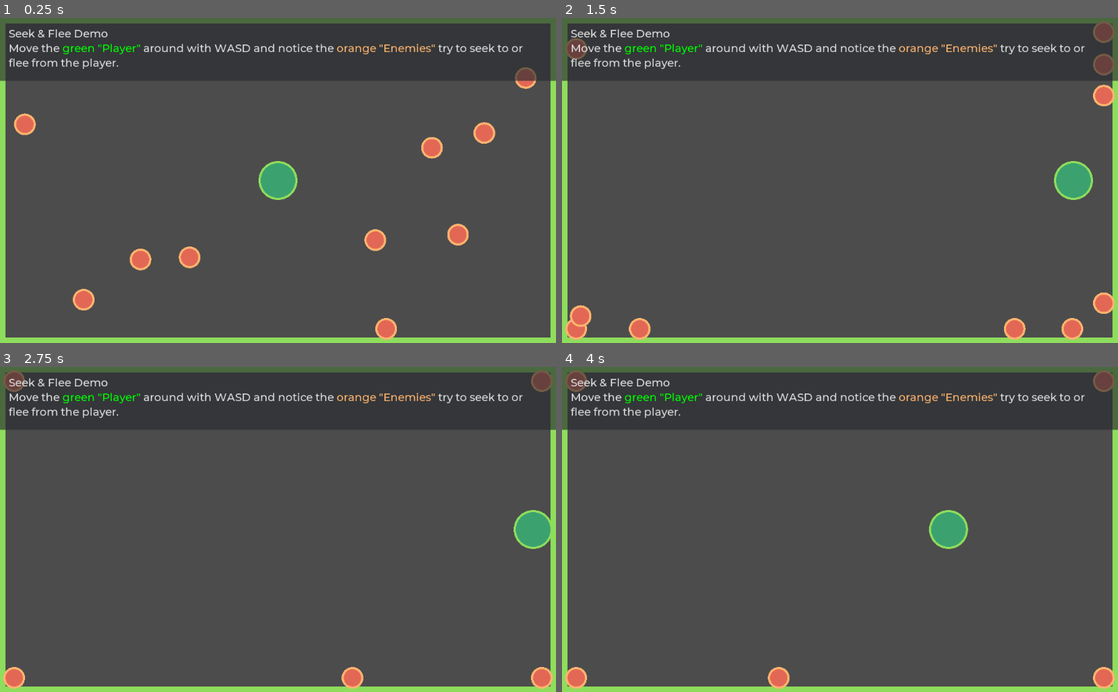
Above: before the commit, frames 1-4 (two rows, left to right).
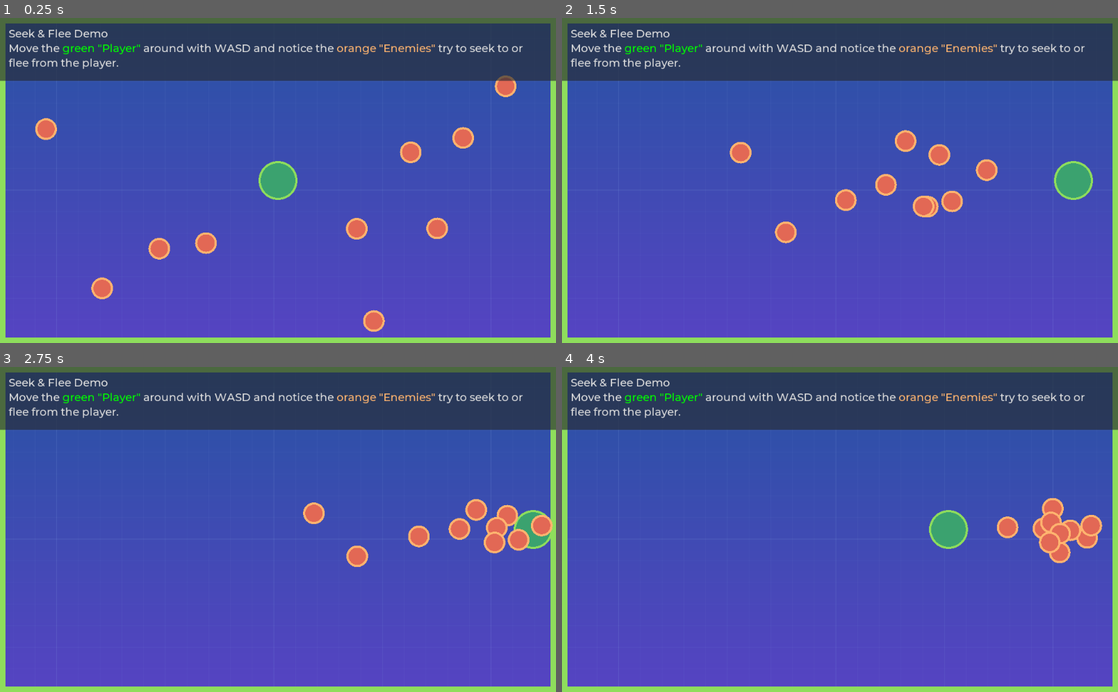
Above: after the commit, the same moments.

Repository: GDQuest/godot-steering-ai-framework
Game: Godot game, scene res://demos/SeekFlee/SeekFleeDemo.tscn
The game is run twice, just before and just after one commit, with the same random seed, the same clock (stepped at 60 frames per second) and the same inputs. The project has no main scene, so this scene is started directly.
Inputs (mouse positions are in pixels of both pictures, inside the frame that each line leads up to):
- Up to frame 1 (0.25 s): no input
- Up to frame 2 (1.5 s): move the mouse to (962, 164) at 0.52 s; hold D (sf_right) 0.53-1.25 s; click (962, 164) at 0.67 s; drag from (728, 196) to (812, 245) at 1.27 s
- Up to frame 3 (2.75 s): move the mouse to (333, 458) at 2.02 s; hold D (sf_right) from 2.03 s (still down)
- Up to frame 4 (4 s): release D (sf_right) at 2.75 s; drag from (812, 594) to (673, 480) at 2.77 s; move the mouse to (1006, 578) at 3.52 s; hold A (sf_left) from 3.53 s (still down)

The runs differ from the first frame. In frame 1, 93% of the frame differs, in the area x 1-99%, y 1-100%; in frame 2, 93%; in frame 3, 93%, in the area x 0-100%, y 1-100%; in frame 4, 93%.

Commit message:
Make window always on top, add missing background

Diff:
--- a/project/demos/GroupBehaviors/GroupBehaviorsDemo.tscn
+++ b/project/demos/GroupBehaviors/GroupBehaviorsDemo.tscn
@@ -43,7 +43,7 @@
 rect_min_size = Vector2( 0, 84 )
 bbcode_enabled = true
 bbcode_text = "Group Behavior Demo
-Each of the \"Agents\" are both attempting to stay separated and within reach of their nearest group's center of mass."
+Each of the \"Agents\" are both attempting to stay separated from each other but within reach of their nearest group's center of mass."
 text = "Group Behavior Demo
-Each of the \"Agents\" are both attempting to stay separated and within reach of their nearest group's center of mass."
+Each of the \"Agents\" are both attempting to stay separated from each other but within reach of their nearest group's center of mass."
 scroll_active = false
--- a/project/demos/SeekFlee/SeekFleeDemo.tscn
+++ b/project/demos/SeekFlee/SeekFleeDemo.tscn
@@ -7,6 +7,7 @@
 [ext_resource path="res://assets/theme/gdquest.theme" type="Theme" id=5]
 [ext_resource path="res://demos/SeekFlee/Seeker.tscn" type="PackedScene" id=6]
 [ext_resource path="res://demos/Utils/CircleDraw.gd" type="Script" id=7]
+[ext_resource path="res://assets/sprites/background.png" type="Texture" id=8]
 
 [sub_resource type="CircleShape2D" id=1]
 radius = 32.0
@@ -22,7 +23,13 @@
 __meta__ = {
 "_editor_description_": "A toy demo to demonstrate the usage for the Seek and Flee steering behaviors."
 }
-behavior_mode = 0
+
+[node name="BackgroudLayer" type="CanvasLayer" parent="."]
+layer = -1
+
+[node name="Background" type="Sprite" parent="BackgroudLayer"]
+texture = ExtResource( 8 )
+centered = false
 
 [node name="Camera2D" type="Camera2D" parent="."]
 current = true
--- a/project/project.godot
+++ b/project/project.godot
@@ -161,6 +161,10 @@
 config/name="SteeringToolkit"
 config/icon="res://icon.png"
 
+[display]
+
+window/size/always_on_top=true
+
 [input]
 
 sf_left={
Not shown: 1 places in project/demos/SeekFlee/SeekFleeDemo.tscn that only renumber resources
